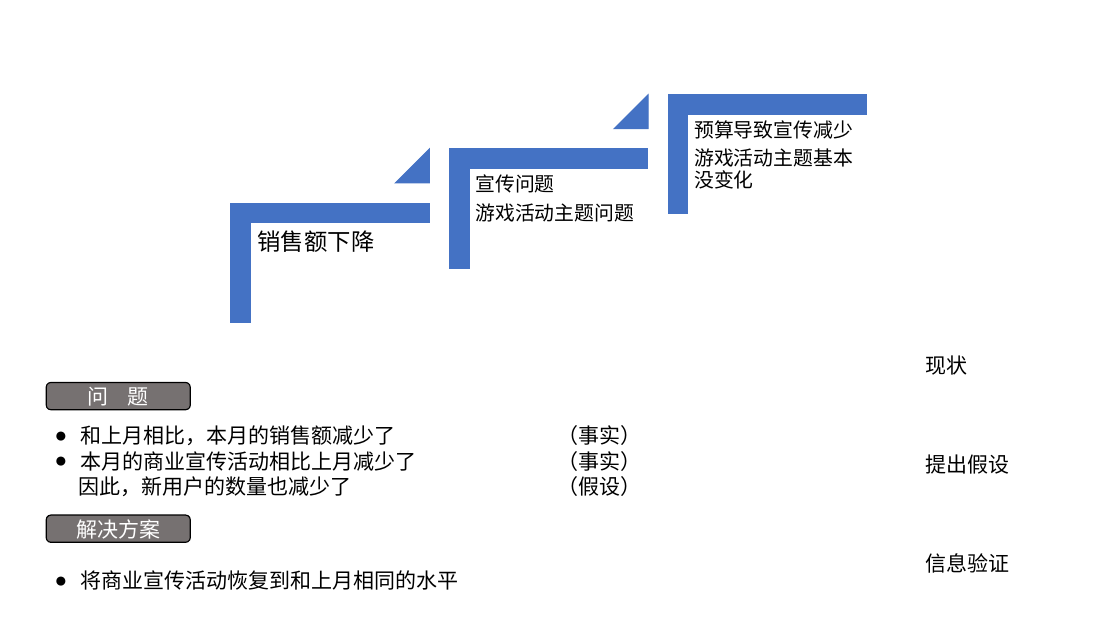
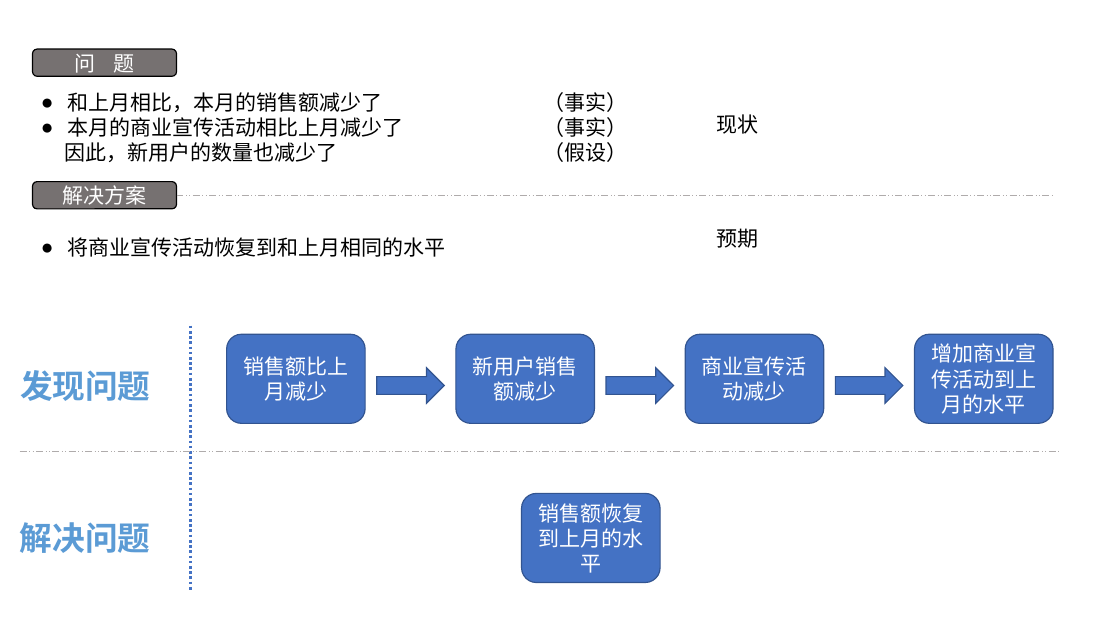
Before and after one commit to jianglei666/gitskills, a slide deck: slide 17 of data_analyse.pptx. Drawn at 1120x630 pixels with LibreOffice and Linux fonts; fonts in the diff are those of the drawing. Boxes give left, top, right and bottom in pixels: in the first picture for what was removed or moved away, otherwise in the second. Text is boxed around its words. In the diff, an @@ line names an element or a change of style, - is before the commit and + after.

```diff
--- a/data_analyse.pptx
+++ b/data_analyse.pptx
@@ text "现状" moved from (x1=925, y1=355, x2=967, y2=375) to (x1=717, y1=114, x2=759, y2=134) @@
@@ group removed at (x1=231, y1=95, x2=867, y2=323): 3 corners, 3 texts, 2 triangles @@
-销售额下降
-宣传问题
-游戏活动主题问题
-预算导致宣传减少
-游戏活动主题基本没变化
@@ line added from (176, 195) to (1054, 195), #AFABAB 0.75 pt dashed @@
@@ 3 texts, 2 rounded rectangles moved together from (x1=46, y1=382, x2=641, y2=590) to (x1=33, y1=49, x2=627, y2=257) @@
@@ text added at (x1=717, y1=228, x2=759, y2=248), 18 pt, text #000000 @@
+预期
@@ line added from (191, 326) to (191, 591), #4472C4 2.25 pt dashed @@
@@ rounded rectangle added at (x1=227, y1=334, x2=365, y2=423), fill #4472C4, outline #325491 1 pt, 18 pt, text #FFFFFF @@
+销售额比上月减少
@@ rounded rectangle added at (x1=456, y1=334, x2=595, y2=423), fill #4472C4, outline #325491 1 pt, 18 pt, text #FFFFFF @@
+新用户销售额减少
@@ rounded rectangle added at (x1=686, y1=334, x2=824, y2=423), fill #4472C4, outline #325491 1 pt, 18 pt, text #FFFFFF @@
+商业宣传活动减少
@@ rounded rectangle added at (x1=915, y1=334, x2=1054, y2=423), fill #4472C4, outline #325491 1 pt, 18 pt, text #FFFFFF @@
+增加商业宣传活动到上月的水平
@@ text added at (x1=20, y1=370, x2=151, y2=401), 28 pt, text #5B9BD5, bold @@
+发现问题
@@ right arrow added at (x1=377, y1=368, x2=444, y2=403), fill #4472C4, outline #325491 1 pt @@
@@ right arrow added at (x1=607, y1=368, x2=674, y2=403), fill #4472C4, outline #325491 1 pt @@
@@ right arrow added at (x1=836, y1=368, x2=903, y2=403), fill #4472C4, outline #325491 1 pt @@
@@ line added from (19, 452) to (1060, 452), #AFABAB 0.75 pt dashed @@
@@ text removed at (x1=925, y1=454, x2=1009, y2=474) @@
-提出假设
@@ rounded rectangle added at (x1=522, y1=493, x2=660, y2=582), fill #4472C4, outline #325491 1 pt, 18 pt, text #FFFFFF @@
+销售额恢复到上月的水平
@@ text added at (x1=20, y1=522, x2=151, y2=553), 28 pt, text #5B9BD5, bold @@
+解决问题
@@ text removed at (x1=925, y1=553, x2=1009, y2=573) @@
-信息验证
```
Also in this commit, not shown: 1 other slide changed, 1 slide added.
